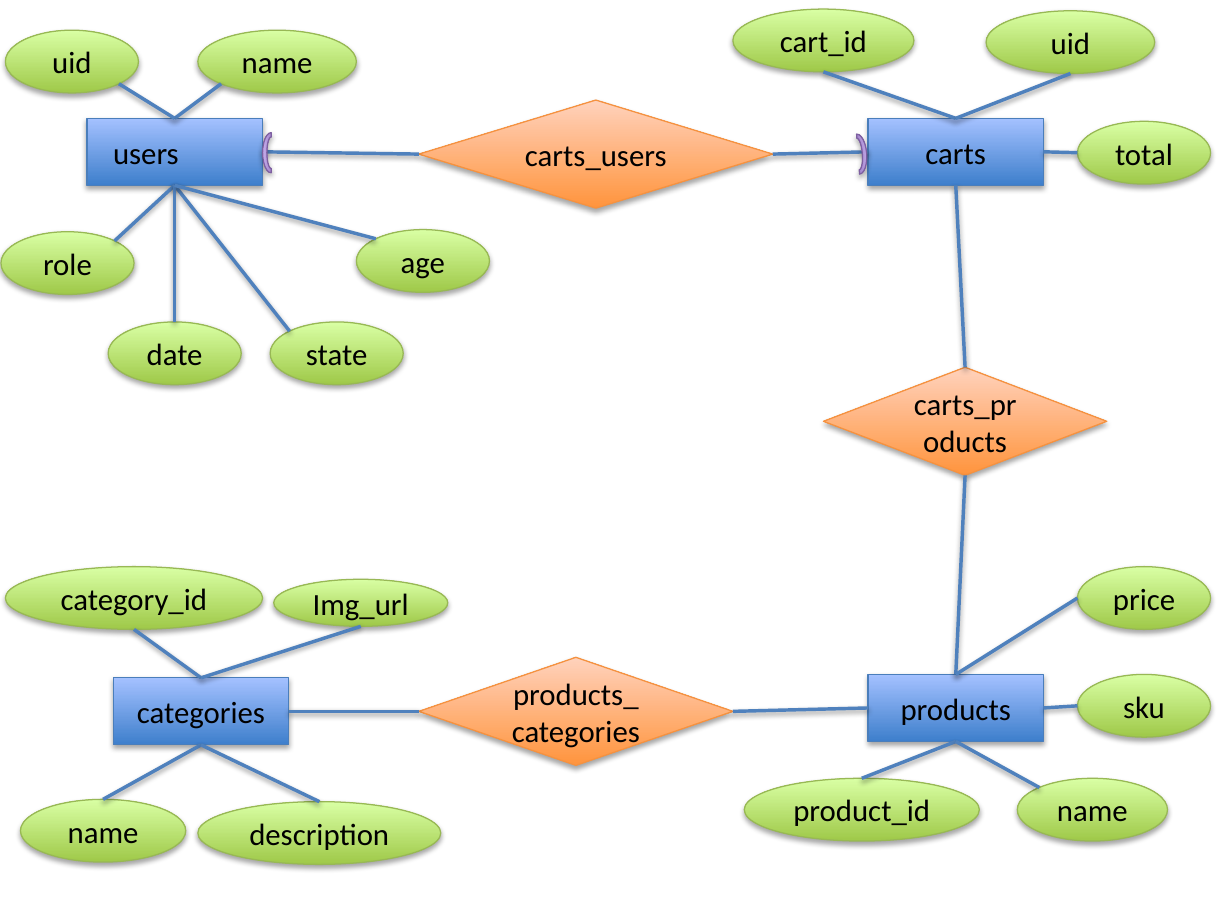
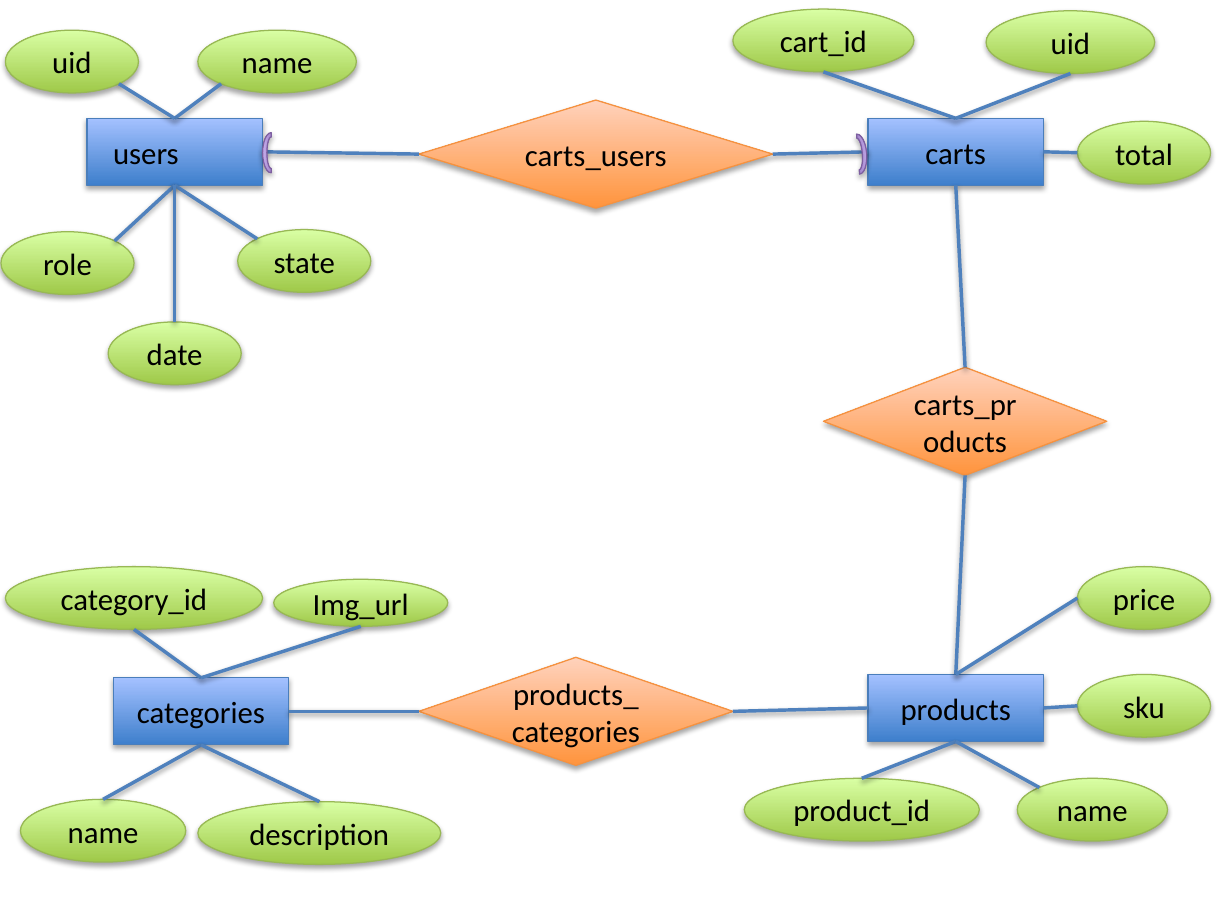
Before and after one commit to hawaiianchimp/CSE135-Project, a slide deck: slide 1 of cse135schema.pptx. Drawn at 1232x924 pixels with LibreOffice and Linux fonts; fonts in the diff are those of the drawing. Boxes give left, top, right and bottom in pixels: in the first picture for what was removed or moved away, otherwise in the second. Text is boxed around its words. In the diff, an @@ line names an element or a change of style, - is before the commit and + after.

Commit message:
added wire diagram

```diff
--- a/cse135schema.pptx
+++ b/cse135schema.pptx
@@ line moved from (290, 331) - (175, 185) to (257, 239) - (175, 185) @@
@@ line removed from (376, 239) to (175, 185) @@
@@ ellipse "state": place and size @@
-ellipse "state" at <box>270,322,403,384</box>
+ellipse "state" at <box>238,229,371,292</box>
@@ ellipse removed at <box>356,229,489,292</box> @@
-age
```
